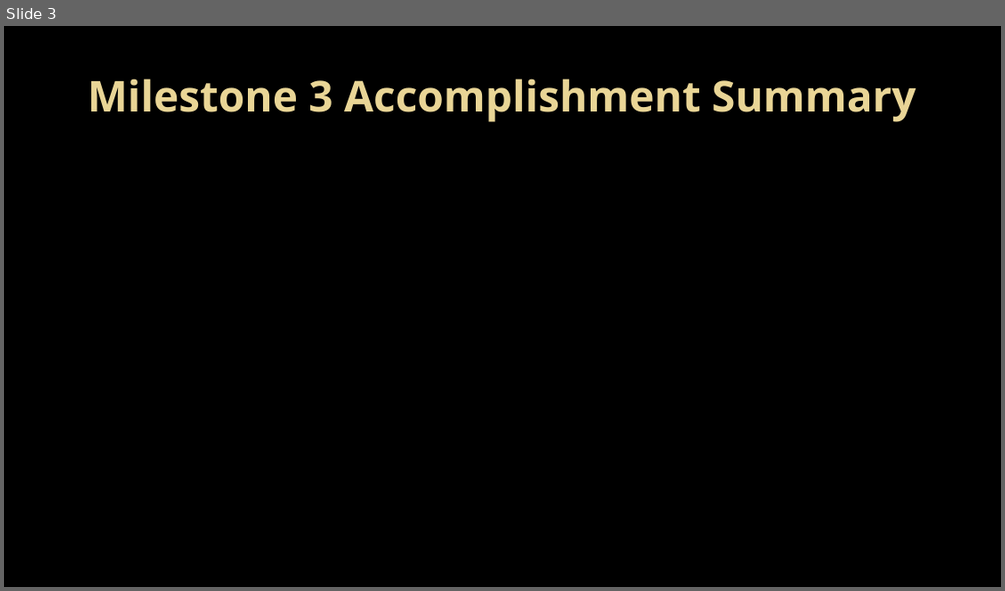
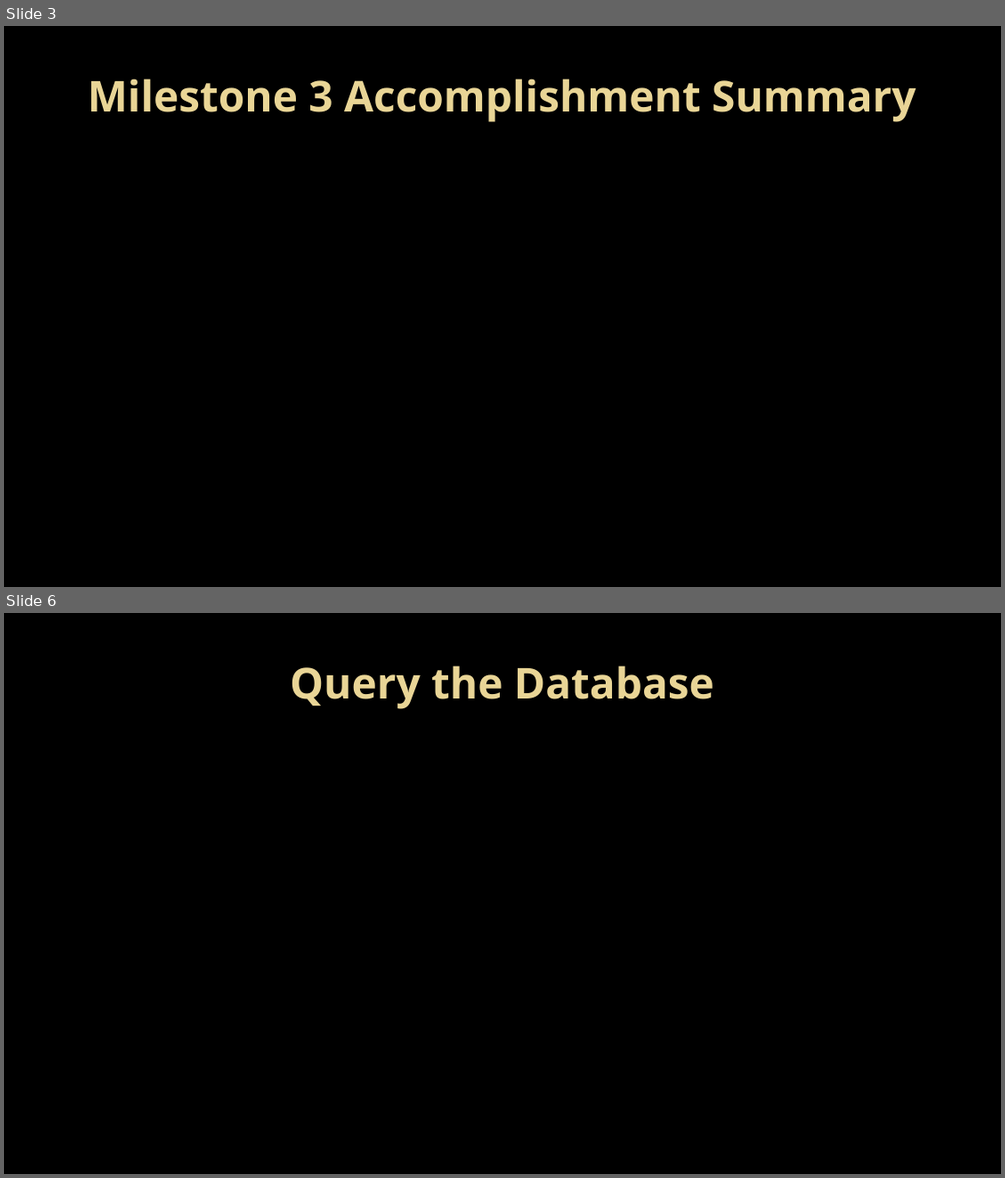
Before and after one commit to Topgun122104/SeniorProj, a slide deck: Documents/Presentations/Milestone 3 presentation.pptx. Shown one above the other, each under a label of ours: slide 3 before the commit, slides 3 and 6 after it; the slides between them are not shown. The pictures are 1005x591 and 1005x1178 pixels, drawn with LibreOffice and Linux fonts; fonts in the diff are those of the drawing; background and template pictures are left out. Boxes give left, top, right and bottom in pixels: in the first picture for what was removed or moved away, otherwise in the second. Text is boxed around its words. In the diff, an @@ line names an element or a change of style, - is before the commit and + after.

```diff
--- a/Documents/Presentations/Milestone 3 presentation.pptx
+++ b/Documents/Presentations/Milestone 3 presentation.pptx
@@ slide 6 added at bbox=[4, 613, 1001, 1174], background picture (left out) @@
@@ title added at bbox=[290, 666, 714, 709], 41 pt, text gradient #EAD696 to #E7D081, bold @@
+Query the Database
```
Also in this commit, not shown: 1 slide changed, 4 other slides added, 2 slides removed, 1 other file.
